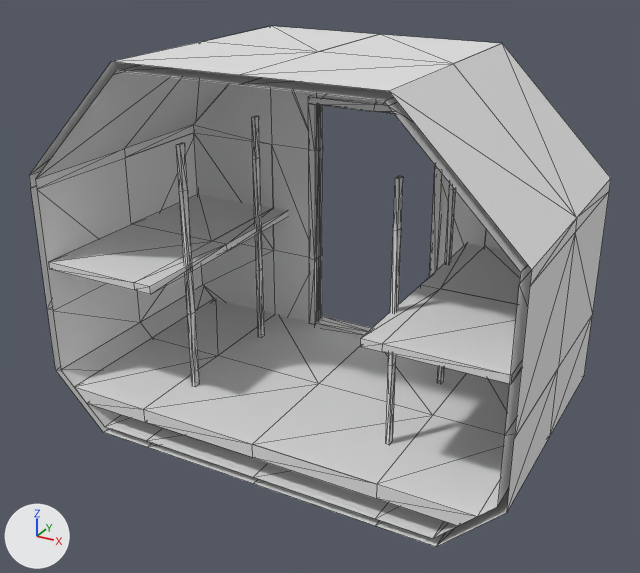
What one commit did to the glTF model space/src/main/resources/assets/jsspace/jsmodels/ship/small_small_cargo.gltf.
Camera for both pictures: a 50 mm lens placed at (3.06, -6.54, 3.99), pointed at (0.05, -1.06, 1.25). The axes (+X, +Y, +Z) are drawn at lower left. The lights are the same throughout. The picture after the commit comes second. Mesh edges are drawn as thin lines. Vertices at exactly the same position are counted once.

Names of what the first picture shows: 'c_-1_0_0', 'c_-1_0_1', 'c_-1_1_0', 'c_-2_0_0', 'c_-2_0_1', 'c_-2_1_0', 'c_-2_1_1', 'c_-2_2_1', 'c_0_0_1', 'c_0_1_0', 'c_0_2_1', 'c_1_0_1', 'c_1_1_1', 'c_1_2_0', 'c_1_2_1' and 7 more.
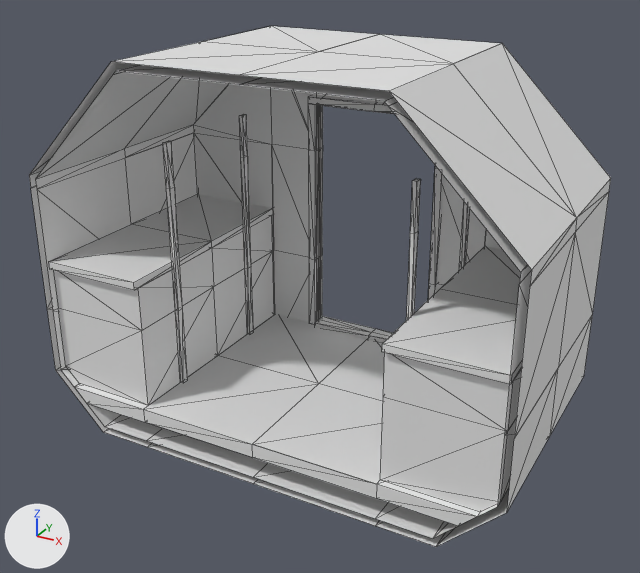
Changed parts and their boxes [x1, y1, x2, y2] in the pictures (640 x 573 px; the box of a moved part takes in the faces that stretch with it):
'c_1_1_1', reshaped (10% narrower): before [361, 229, 575, 438]; after [382, 232, 575, 438]
'c_-2_1_1', reshaped (7% narrower, 10% taller): before [31, 158, 227, 315]; after [31, 158, 214, 331]
'c_-2_0_1', reshaped: before [47, 283, 217, 447]; after [47, 287, 218, 447]
'c_-2_1_0', reshaped: before [125, 133, 274, 250]; after [125, 133, 274, 287]
'c_-2_0_0', reshaped: before [137, 244, 275, 356]; after [214, 250, 275, 355]
'c_-1_1_0', reshaped (25% narrower): before [213, 144, 323, 271]; after [241, 144, 323, 269]
'c_0_2_1', reshaped: before [241, 52, 452, 231]; after [241, 52, 452, 234]
'c_0_1_0', reshaped (12% narrower): before [421, 169, 486, 288]; after [429, 169, 486, 285]
part 1 of me_c__2_0_0, added: after [214, 251, 274, 355]
part 2 of me_c__2_0_1, added: after [58, 287, 218, 405]
part 3 of me_c__2_1_0, added: after [212, 208, 273, 287]
part 4 of me_c__2_1_1, moved or reshaped: before [179, 190, 195, 315]; after [166, 187, 183, 311]
part 5 of me_c__2_1_1, moved or reshaped: before [134, 241, 227, 294]; after [53, 248, 214, 331]
part 6 of me_c__1_1_0, moved or reshaped: before [253, 158, 263, 271]; after [241, 156, 251, 269]
part 7 of me_c__1_1_0, deleted: before [213, 208, 287, 251]
part 8 of me_c_0_1_0, moved or reshaped: before [445, 189, 456, 264]; after [459, 202, 470, 270]
part 9 of me_c_0_1_0, deleted: before [421, 243, 485, 288]
part 10 of me_c_0_2_1, moved or reshaped: before [393, 176, 403, 231]; after [410, 179, 421, 234]
part 11 of me_c_1_0_1, added: after [380, 397, 516, 511]
part 12 of me_c_1_1_1, moved or reshaped: before [388, 229, 401, 366]; after [406, 232, 418, 320]
part 13 of me_c_1_1_1, moved or reshaped: before [361, 285, 440, 352]; after [383, 353, 521, 430]
'c_1_0_0', unchanged, covered by the edit: before [433, 315, 592, 435]; after [550, 315, 592, 435]

What changed in the scene script:
```text
Change me_c__2_0_0:
    remove me_c__2_0_0.from_pydata(...)  # 34 vertices, 38 faces; spans x -1.9..-1.0, y -1.0..0.04, z 0.0..1.0
    add me_c__2_0_0.from_pydata(...)  # 40 vertices, 52 faces; spans x -1.9..-1.0, y -1.0..0.04, z 0.0..1.0
    me_c__2_0_0 part 1
    6 vertices are added at (-1.0, -0.06, 0.35), (-1.715, -0.06, 0.35), (-1.84, -0.06, 0.475), (-1.84, -0.06, 1.0), (-1.0, -0.06, 1.0), (-1.0, -1.0, 1.0)
    14 new faces join them
Change me_c__2_0_1:
    remove me_c__2_0_1.from_pydata(...)  # 24 vertices, 20 faces; spans x -1.9..-1.0, y -2.0..-1.0, z 0.0..1.0
    add me_c__2_0_1.from_pydata(...)  # 30 vertices, 34 faces; spans x -1.9..-1.0, y -2.0..-1.0, z 0.0..1.0
    me_c__2_0_1 part 2
    6 vertices are added at (-1.0, -1.94, 0.35), (-1.715, -1.94, 0.35), (-1.84, -1.94, 0.475), (-1.84, -1.94, 1.0), (-1.0, -1.0, 1.0), (-1.0, -1.94, 1.0)
    14 new faces join them
Change me_c__2_1_0:
    remove me_c__2_1_0.from_pydata(...)  # 24 vertices, 20 faces; spans x -1.9..-1.0, y -1.0..0.04, z 1.0..2.0
    add me_c__2_1_0.from_pydata(...)  # 29 vertices, 32 faces; spans x -1.9..-1.0, y -1.0..0.04, z 1.0..2.0
    me_c__2_1_0 part 3
    5 vertices are added at (-1.0, -0.06, 1.35), (-1.84, -0.06, 1.35), (-1.84, -0.06, 1.0), (-1.0, -0.06, 1.0), (-1.0, -1.0, 1.0)
    12 new faces join them
Change me_c__2_1_1:
    remove me_c__2_1_1.from_pydata(...)  # 28 vertices, 28 faces; spans x -1.9..-0.85, y -2.0..-1.0, z 1.0..2.0
    add me_c__2_1_1.from_pydata(...)  # 29 vertices, 32 faces; spans x -1.9..-0.97, y -2.0..-1.0, z 1.0..2.0
    me_c__2_1_1 part 4: the loose piece of 8 vertices spanning x -0.88..-0.85, y -1.53..-1.47, z 1.0..2.0 is moved by (-0.12, 0.0, 0.0)
    me_c__2_1_1 part 5: 4 vertices removed from x -0.85, y -1.98..-1.0, z 1.35..1.41; 5 vertices added at x -1.84..-1.0, y -1.94..-1.0, z 1.0..1.35
Change me_c__1_1_0:
    remove me_c__1_1_0.from_pydata(...)  # 36 vertices, 36 faces; spans x -1.0..-0.55, y -1.0..0.07, z 1.0..2.0
    add me_c__1_1_0.from_pydata(...)  # 28 vertices, 28 faces; spans x -1.0..-0.55, y -0.53..0.07, z 1.0..2.0
    me_c__1_1_0 part 6: the loose piece of 8 vertices spanning x -0.88..-0.85, y -0.53..-0.47, z 1.0..2.0 is moved by (-0.12, 0.0, 0.0)
    me_c__1_1_0 part 7: the loose piece of 8 vertices spanning x -1.0..-0.85, y -1.0..-0.02, z 1.35..1.41 is deleted
Change me_c_0_1_0:
    remove me_c_0_1_0.from_pydata(...)  # 36 vertices, 36 faces; spans x 0.55..1.0, y -1.0..0.07, z 1.0..2.0
    add me_c_0_1_0.from_pydata(...)  # 28 vertices, 28 faces; spans x 0.55..1.0, y -0.53..0.07, z 1.0..2.0
    me_c_0_1_0 part 8: the loose piece of 8 vertices spanning x 0.85..0.88, y -0.53..-0.47, z 1.0..2.0 is moved by (0.12, 0.0, 0.0)
    me_c_0_1_0 part 9: the loose piece of 8 vertices spanning x 0.85..1.0, y -1.0..-0.02, z 1.35..1.41 is deleted
Change me_c_0_2_1:
    where me_c_0_2_1.from_pydata(...)  # 18 vertices, 16 faces; spans x 0.0..1.0, y -2.0..-1.0, z 2.0..3.0
    me_c_0_2_1 part 10: the loose piece of 8 vertices spanning x 0.85..0.88, y -1.53..-1.47, z 2.0..2.35 is moved by (0.12, 0.0, 0.0)
Change me_c_1_0_1:
    remove me_c_1_0_1.from_pydata(...)  # 24 vertices, 20 faces; spans x 1.0..1.9, y -2.0..-1.0, z 0.0..1.0
    add me_c_1_0_1.from_pydata(...)  # 30 vertices, 34 faces; spans x 1.0..1.9, y -2.0..-1.0, z 0.0..1.0
    me_c_1_0_1 part 11
    6 vertices are added at (1.0, -1.94, 0.35), (1.715, -1.94, 0.35), (1.84, -1.94, 0.475), (1.84, -1.94, 1.0), (1.0, -1.94, 1.0), (1.0, -1.0, 1.0)
    14 new faces join them
Change me_c_1_1_1:
    remove me_c_1_1_1.from_pydata(...)  # 28 vertices, 28 faces; spans x 0.85..1.9, y -2.0..-1.0, z 1.0..2.0
    add me_c_1_1_1.from_pydata(...)  # 29 vertices, 32 faces; spans x 0.97..1.9, y -2.0..-1.0, z 1.0..2.0
    me_c_1_1_1 part 12: the loose piece of 8 vertices spanning x 0.85..0.88, y -1.53..-1.47, z 1.0..2.0 is moved by (0.12, 0.0, 0.0)
    me_c_1_1_1 part 13: 4 vertices removed from x 0.85, y -1.98..-1.0, z 1.35..1.41; 5 vertices added at x 1.0..1.84, y -1.94..-1.0, z 1.0..1.35
```
